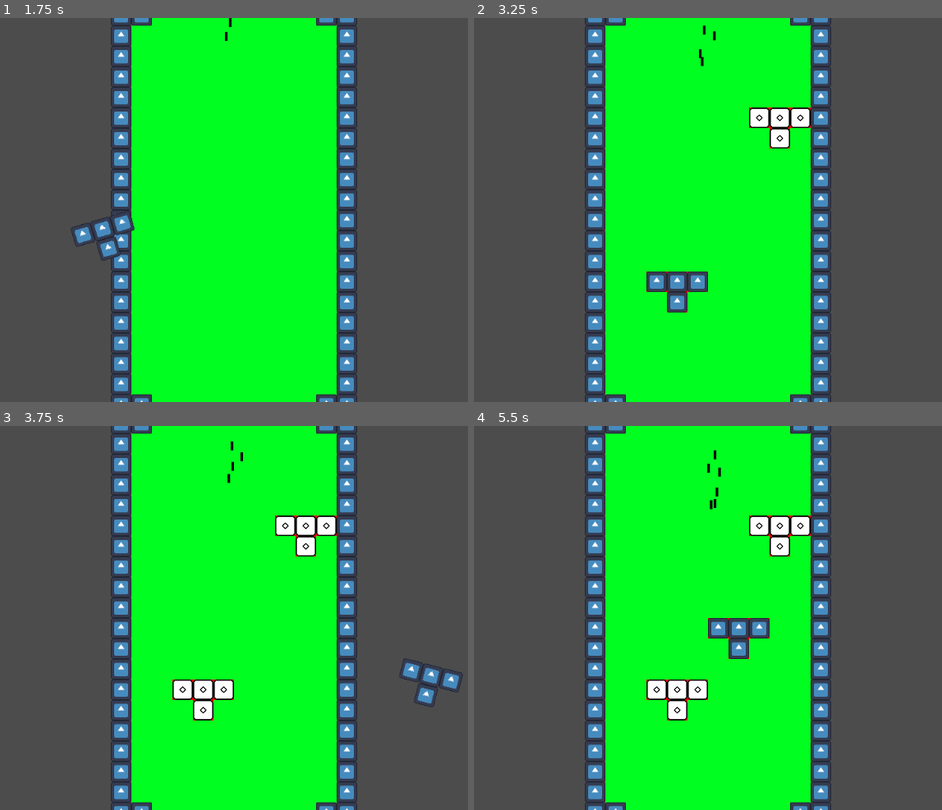
Above: before the commit, frames 1-4 (two rows, left to right).
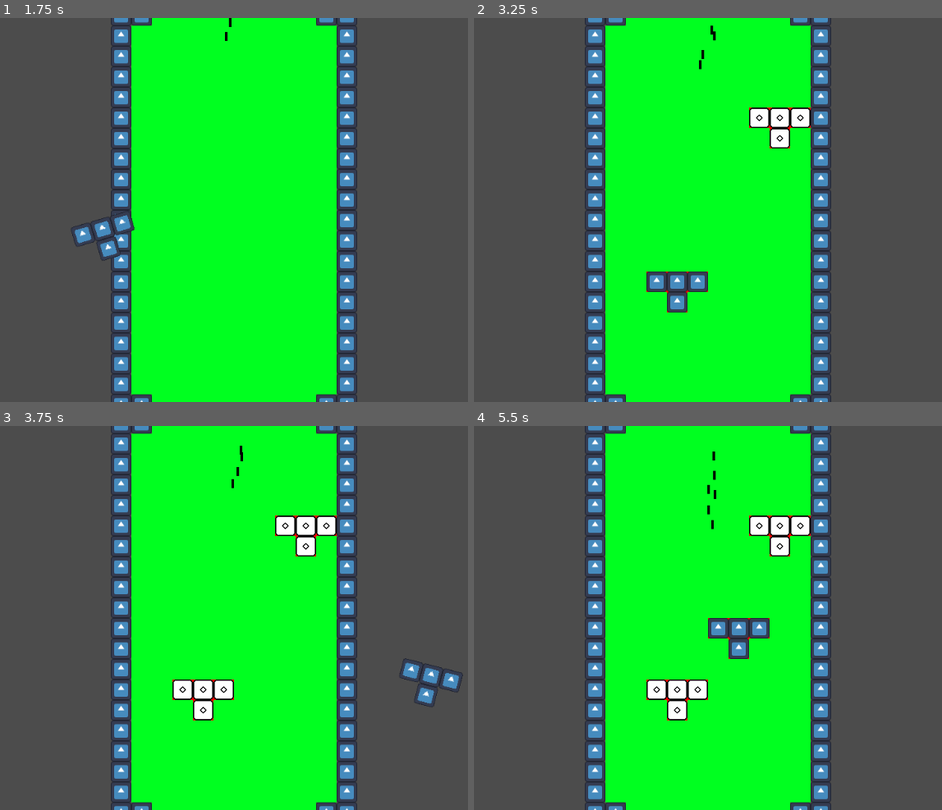
Above: after the commit, the same moments.

Repository: kennethbchen/Polyomino-Tower-Defense
Game: Godot game, scene res://Game.tscn
The game is run twice, just before and just after one commit, with the same random seed, the same clock (stepped at 60 frames per second) and the same inputs. The engine's default icon, where the game draws it, is replaced by a stand-in: a white triangle on a blue panel in a dark square.
Inputs (mouse positions are in pixels of both pictures, inside the frame that each line leads up to):
- Up to frame 1 (1.75 s): tap Enter at 0.5 s; move the mouse to (379, 190) at 0.52 s; click (379, 190) at 0.67 s; tap Space at 0.77, 1.52 s; move the mouse to (102, 229) at 1.27 s; click (102, 229) at 1.42 s
- Up to frame 2 (3.25 s): move the mouse to (773, 125) at 2.02 s; click (773, 125) at 2.17 s; tap Space at 2.75, 3.02 s; move the mouse to (675, 286) at 2.77 s; click (675, 286) at 2.92 s
- Up to frame 3 (3.75 s): move the mouse to (430, 675) at 3.52 s; click (430, 675) at 3.67 s
- Up to frame 4 (5.5 s): tap Space at 3.77, 4.52 s; move the mouse to (511, 560) at 4.27 s; click (511, 560) at 4.42 s; move the mouse to (740, 618) at 5.02 s; click (740, 618) at 5.17 s

Frame 1 is identical in both runs. In frame 2, less than 0.1% of the frame differs, in the area x 48-52%, y 1-14%; in frame 3, less than 0.1%; in frame 4, 0.2%, in the area x 49-53%, y 6-27%.

Commit message:
Tweaked navigationAgent2D params for enemies

Diff:
--- a/Scenes/Enemy.tscn
+++ b/Scenes/Enemy.tscn
@@ -19,8 +19,8 @@
 path_max_distance = 50.0
 avoidance_enabled = true
 radius = 2.0
-neighbor_dist = 64.0
-max_neighbors = 50
+neighbor_dist = 10.0
+max_neighbors = 5
 
 [node name="CollisionShape2D" type="CollisionShape2D" parent="."]
 shape = SubResource( 1 )
